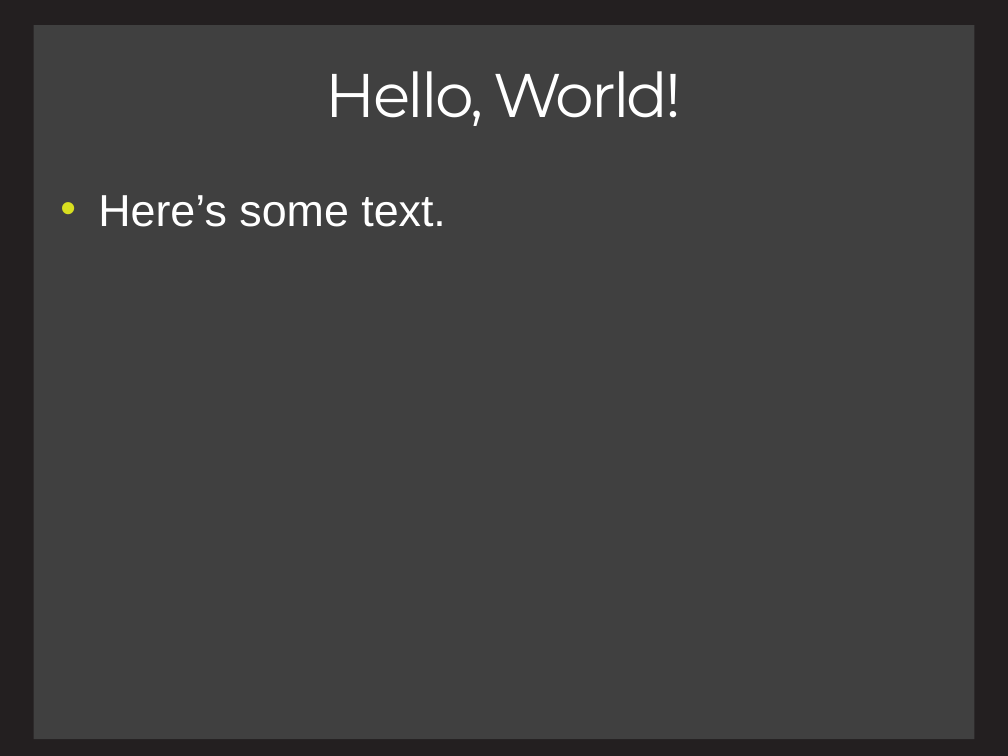
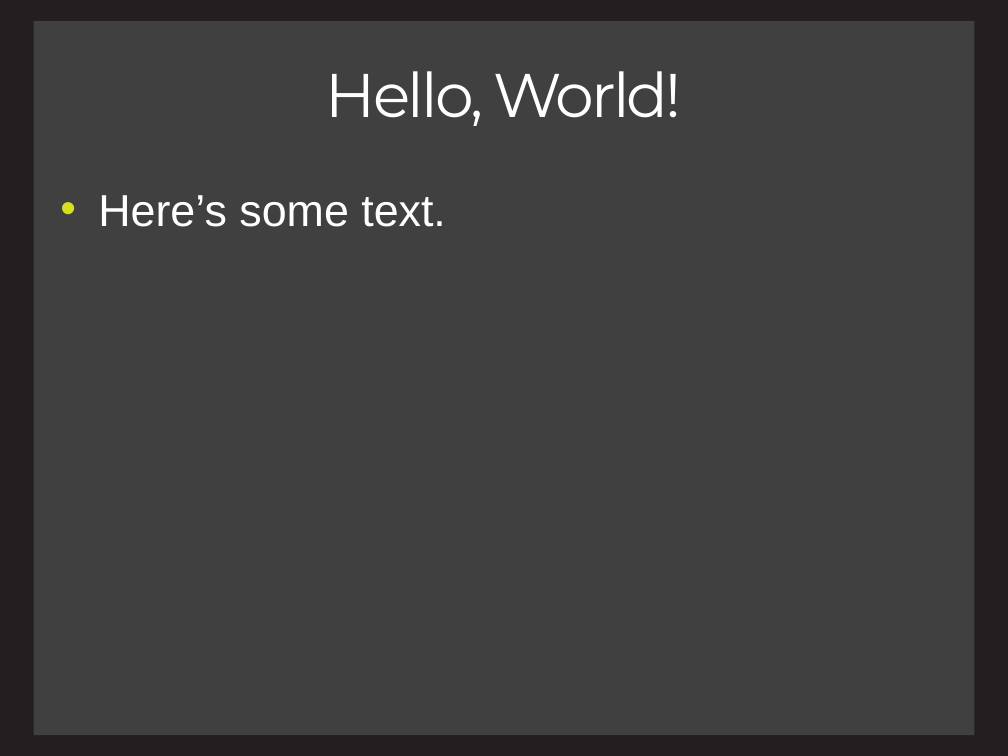
Before and after one commit to charlesmadere/FishnStore, a slide deck: slide 2 of documents/Presentation.pptx. Drawn at 1008x756 pixels with LibreOffice and Linux fonts; fonts in the diff are those of the drawing. Boxes give left, top, right and bottom in pixels: in the first picture for what was removed or moved away, otherwise in the second. Text is boxed around its words. In the diff, an @@ line names an element or a change of style, - is before the commit and + after.

```diff
--- a/documents/Presentation.pptx
+++ b/documents/Presentation.pptx
@@ rectangle: place and size @@
-rectangle at bbox=[33, 25, 974, 739]
+rectangle at bbox=[33, 21, 974, 735]
```
Also in this commit, not shown: 6 other slides changed.
